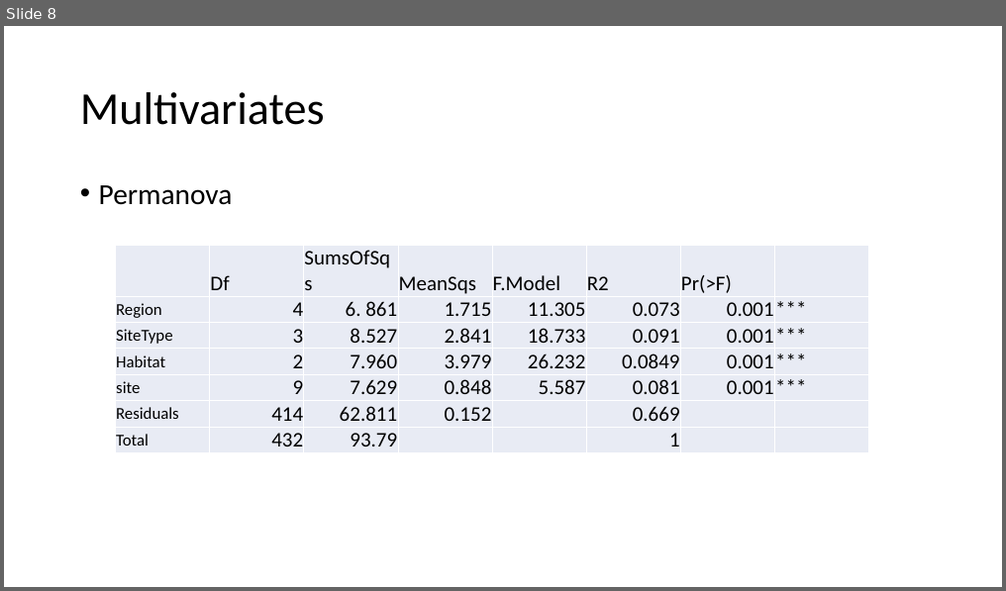
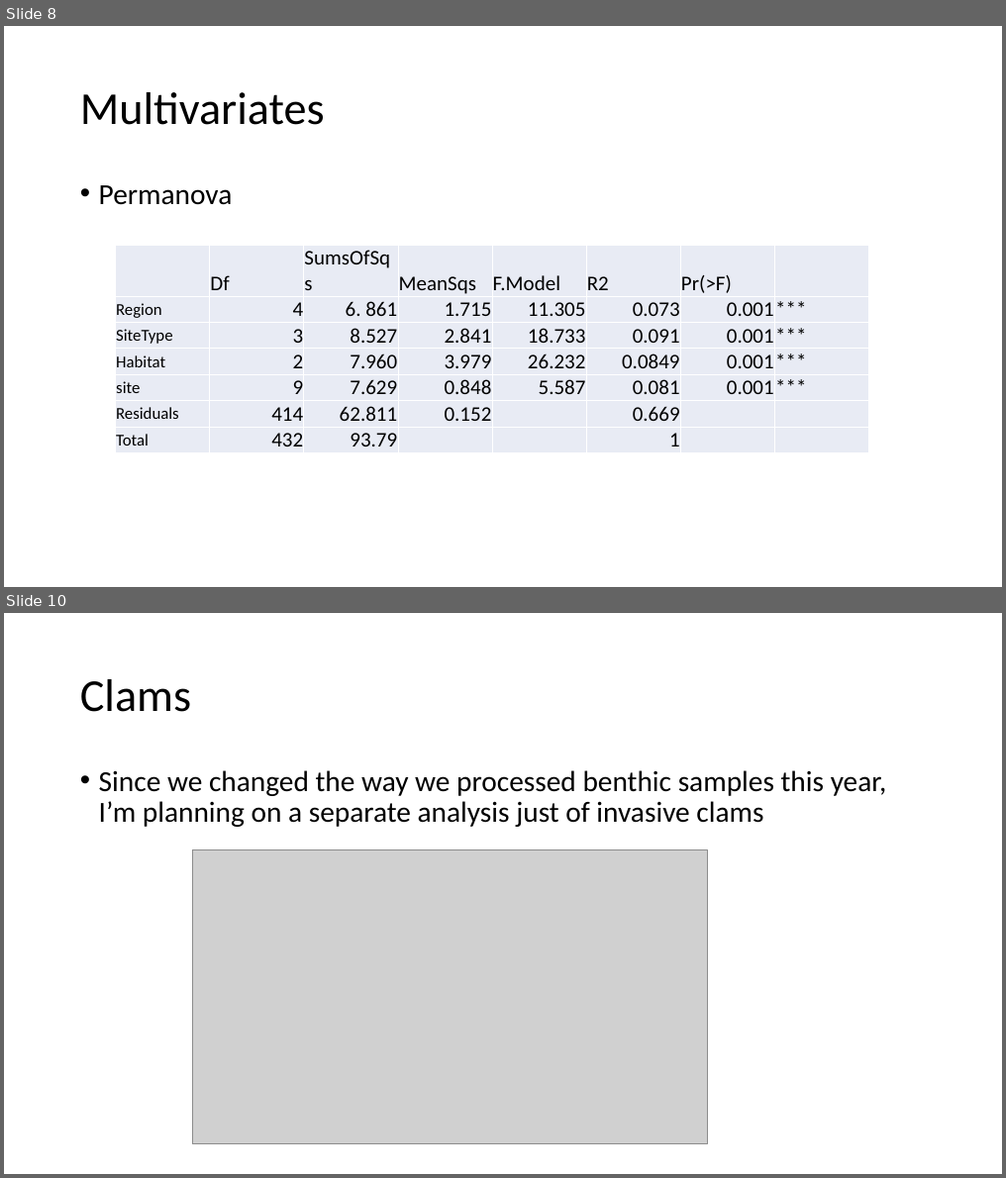
Before and after one commit to rosehartman/FRPreport2018, a slide deck: May phase IV analyses.pptx. Shown one above the other, each under a label of ours: slide 8 before the commit, slides 8 and 10 after it; the slides between them are not shown. The pictures are 1006x591 and 1006x1178 pixels, drawn with LibreOffice and Linux fonts; fonts in the diff are those of the drawing; grey boxes stand for pictures. Boxes give left, top, right and bottom in pixels: in the first picture for what was removed or moved away, otherwise in the second. Text is boxed around its words. In the diff, an @@ line names an element or a change of style, - is before the commit and + after.

```diff
--- a/May phase IV analyses.pptx
+++ b/May phase IV analyses.pptx
@@ slide 10 added at [4,613,1002,1174], background #FFFFFF @@
@@ title added at [80,679,191,712], 44 pt, text #000000 @@
+Clams
@@ text added at [99,770,887,827], 28 pt, text #000000 @@
+• Since we changed the way we processed benthic samples this year, I’m planning on a separate analysis just of invasive clams
@@ picture added at [192,851,708,1145] @@
```
Also in this commit, not shown: 5 slides changed, 34 other slides added, 1 slide removed, 12 other files.
